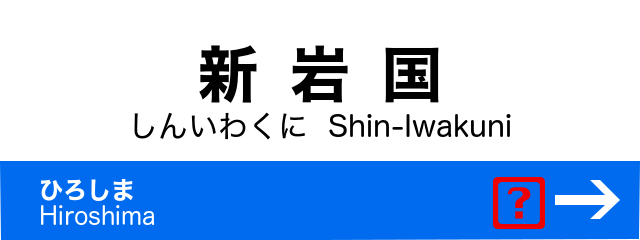
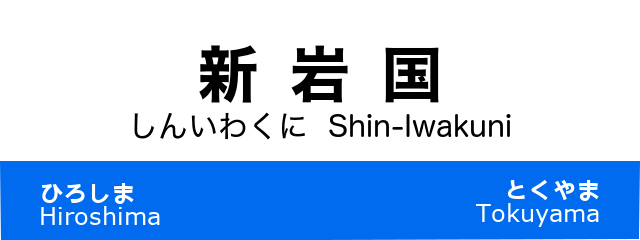
Before/after of a (640, 240) layered artwork. What changed in the layer stack:
added layer "前駅 #1" above "前駅" over 41, 183, 160, 225
painted on "前駅" over 41, 178, 599, 227
hid "❓" over 493, 177, 583, 229
painted on "レイヤー" over 555, 180, 620, 219
